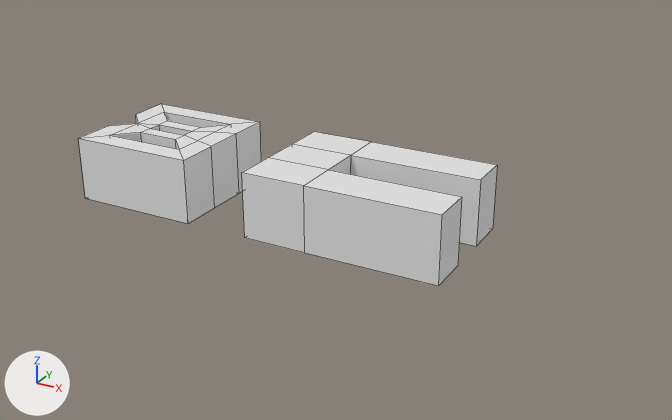
The Blender file blend/heapGrey.blend as it was, and as the next commit left it.
Rendered twice from a 50 mm camera at (11.9, -32.8, 17.1) aimed at (-6.3, 0.2, 0.6). The axes (+X, +Y, +Z) are drawn at lower left. The lights are the same throughout. Mesh edges are drawn as thin lines.

Objects in the first picture: 'Collection', 'Cube.001'.
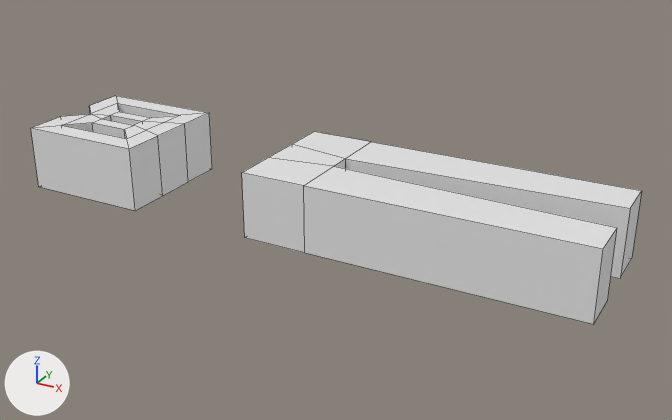
Where the newer file only moved an object's origin or applied its transform, the numbers keep the older frame.

The change, as a list of edits to the scene's bpy script:
```text
Change me_cube_002:
    where me_cube_002.from_pydata(...)  # 24 vertices, 22 faces; spans x -8.0..1.0, y -1.0..5.0, z -1.0..2.0
    used by ob_cube_002; location = (-1.0, -2.0, 1.0)
    me_cube_002 part 1: all 2 vertices in x -5.0, y 3.0, z -1.0..2.0 are moved by (0.0, -0.5, 0.0)
    me_cube_002 part 2: all 2 vertices in x -5.0, y 1.0, z -1.0..2.0 are moved by (0.0, 0.5, 0.0)
    me_cube_002 part 3: all 8 vertices in x 1.0, y -1.0..5.0, z -1.0..2.0 are moved by (6.0, 0.0, 0.0)
Change ob_cube_001:
    ob_cube_001.location: (-15.0, 0.0, 1.5) -> (-18.0, 0.0, 1.5)
```

What differs and where, as boxes [x1, y1, x2, y2] in the pictures (672 x 420 px; the box of a moved part takes in the faces that stretch with it):
'Collection', reshaped (56% wider, 25% taller)
    before: [242, 132, 497, 286]
    after: [242, 132, 641, 324]
'Cube.001', moved
    before: [78, 104, 261, 224]
    after: [31, 96, 212, 211]
part 1 of me_cube_002, moved or reshaped
    before: [293, 132, 497, 246]
    after: [293, 132, 641, 278]
part 2 of me_cube_002, moved or reshaped
    before: [242, 144, 461, 215]
    after: [242, 144, 617, 249]
part 3 of me_cube_002, moved or reshaped
    before: [304, 165, 497, 286]
    after: [304, 186, 641, 324]
